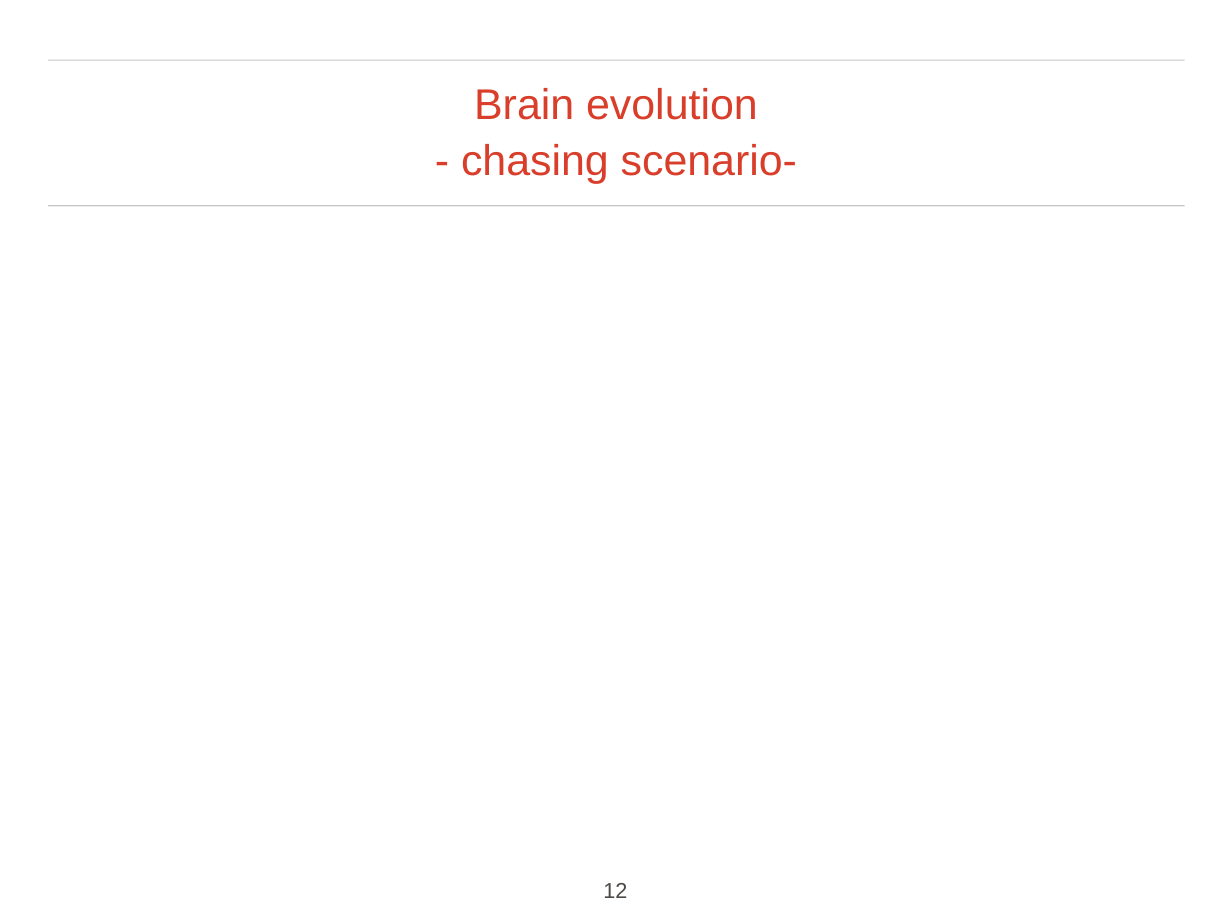
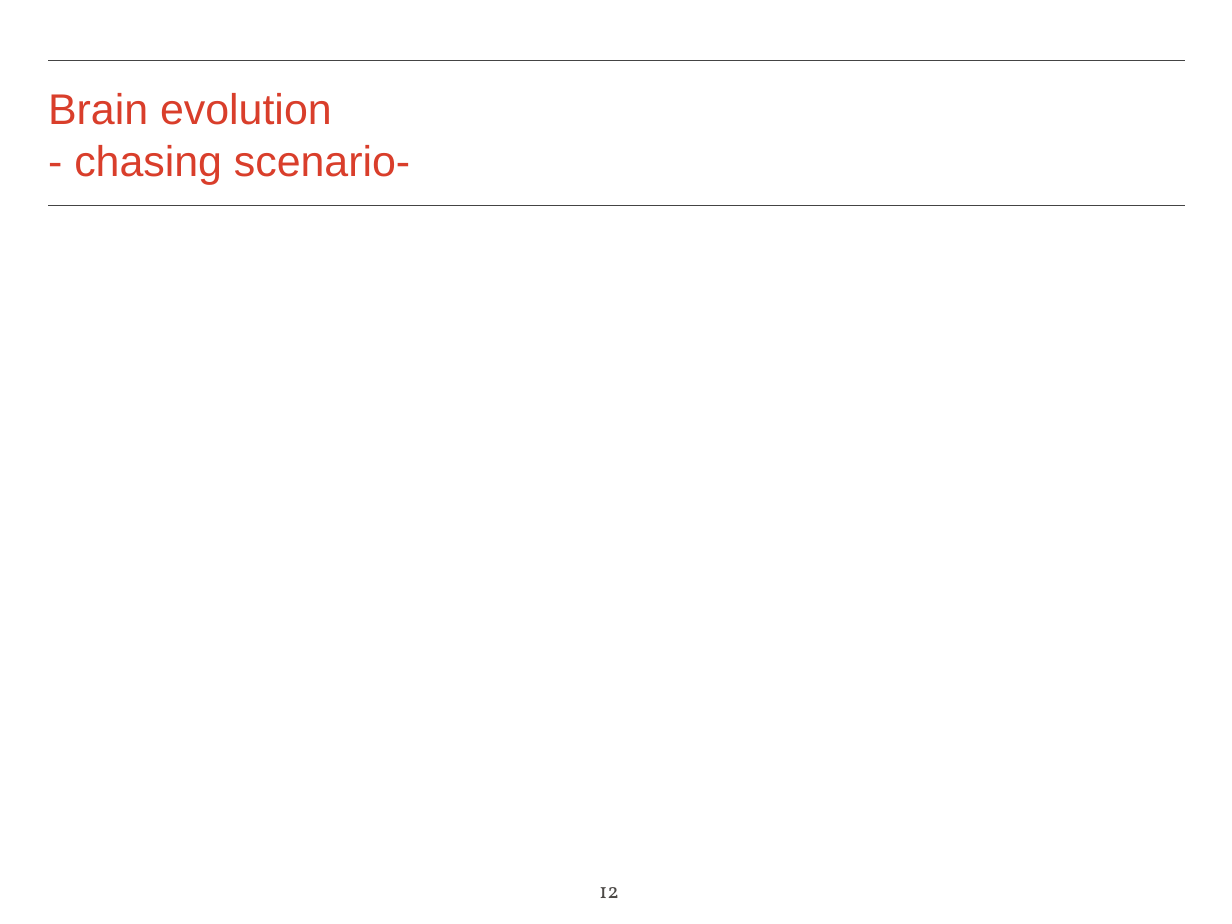
Before and after one commit to iulialexandra/evorobo, a slide deck: slide 12 of presentation_pp.pptx. Drawn at 1232x924 pixels with LibreOffice and Linux fonts; fonts in the diff are those of the drawing; background and template pictures are left out. Boxes give left, top, right and bottom in pixels: in the first picture for what was removed or moved away, otherwise in the second. Text is boxed around its words. In the diff, an @@ line names an element or a change of style, - is before the commit and + after.

```diff
--- a/presentation_pp.pptx
+++ b/presentation_pp.pptx
@@ freeform shape removed at (x1=49, y1=60, x2=1185, y2=60) @@
@@ rectangle added at (x1=49, y1=60, x2=1185, y2=60), outline #444444 0.99 pt @@
@@ text at (x1=48, y1=93, x2=410, y2=185): text changed @@
-Brain evolution
-- chasing scenario-
+Brain evolution
+- chasing scenario-
@@ freeform shape removed at (x1=49, y1=206, x2=1185, y2=206) @@
@@ rectangle added at (x1=49, y1=206, x2=1185, y2=206), outline #444444 0.99 pt @@
@@ page number at (x1=599, y1=887, x2=619, y2=898): font Arial to Vollkorn; alignment centre to left @@
```
Also in this commit, not shown: 14 other slides changed.
